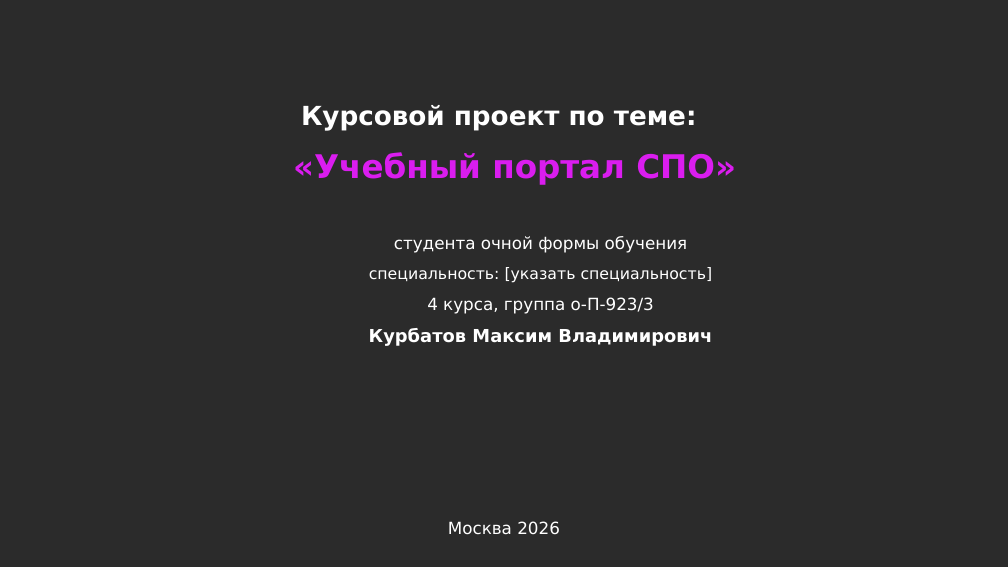
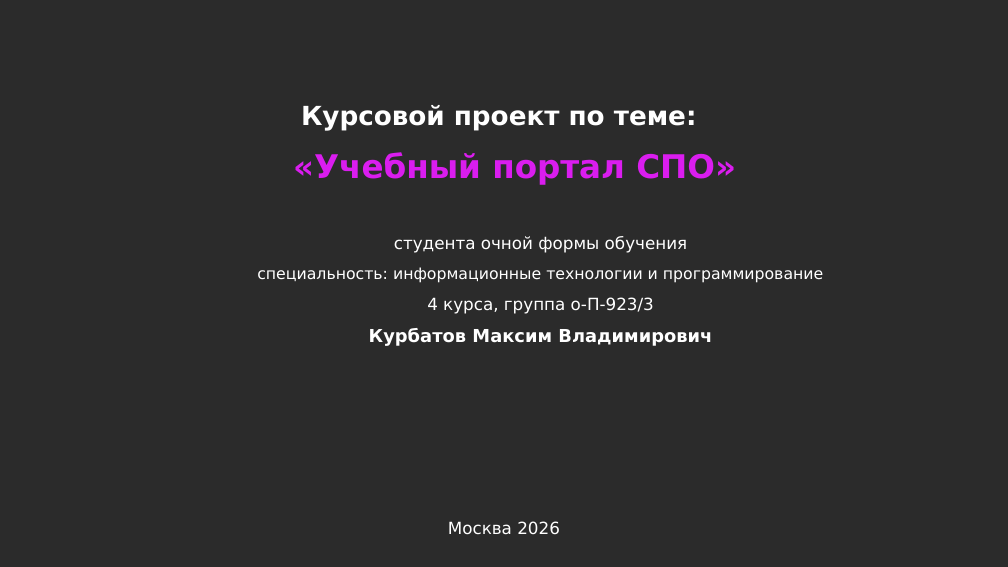
Before and after one commit to Britva52/ElectronicJournal, a slide deck: slide 1 of presentation/portal-presentation.pptx. Drawn at 1008x567 pixels with LibreOffice and Linux fonts; fonts in the diff are those of the drawing; background and template pictures are left out; a plain dark background stands for a picture behind light text. Boxes give left, top, right and bottom in pixels: in the first picture for what was removed or moved away, otherwise in the second. Text is boxed around its words. In the diff, an @@ line names an element or a change of style, - is before the commit and + after.

Commit message:
Указать специальность на титульном слайде

```diff
--- a/presentation/portal-presentation.pptx
+++ b/presentation/portal-presentation.pptx
@@ text at [257, 267, 823, 283]: text changed @@
-специальность: [указать специальность]
+специальность: информационные технологии и программирование
```
Also in this commit, not shown: 1 other file.
